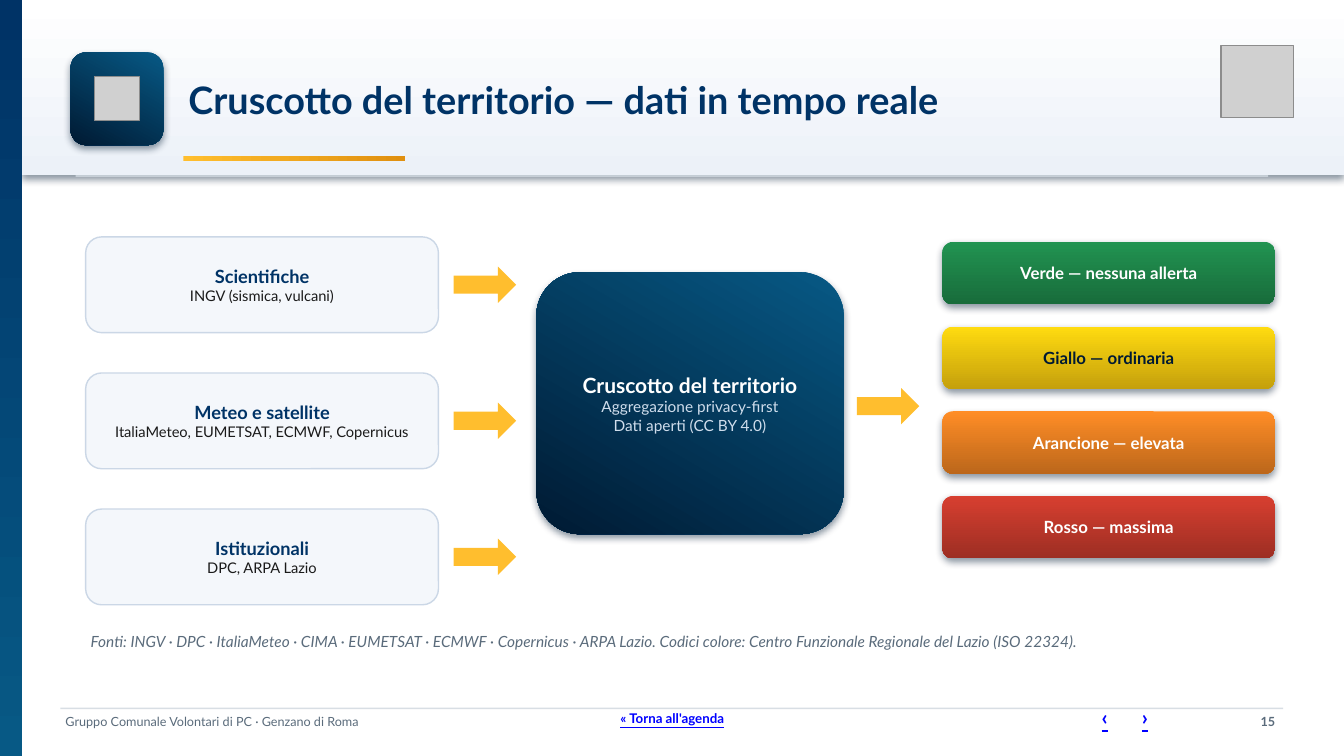
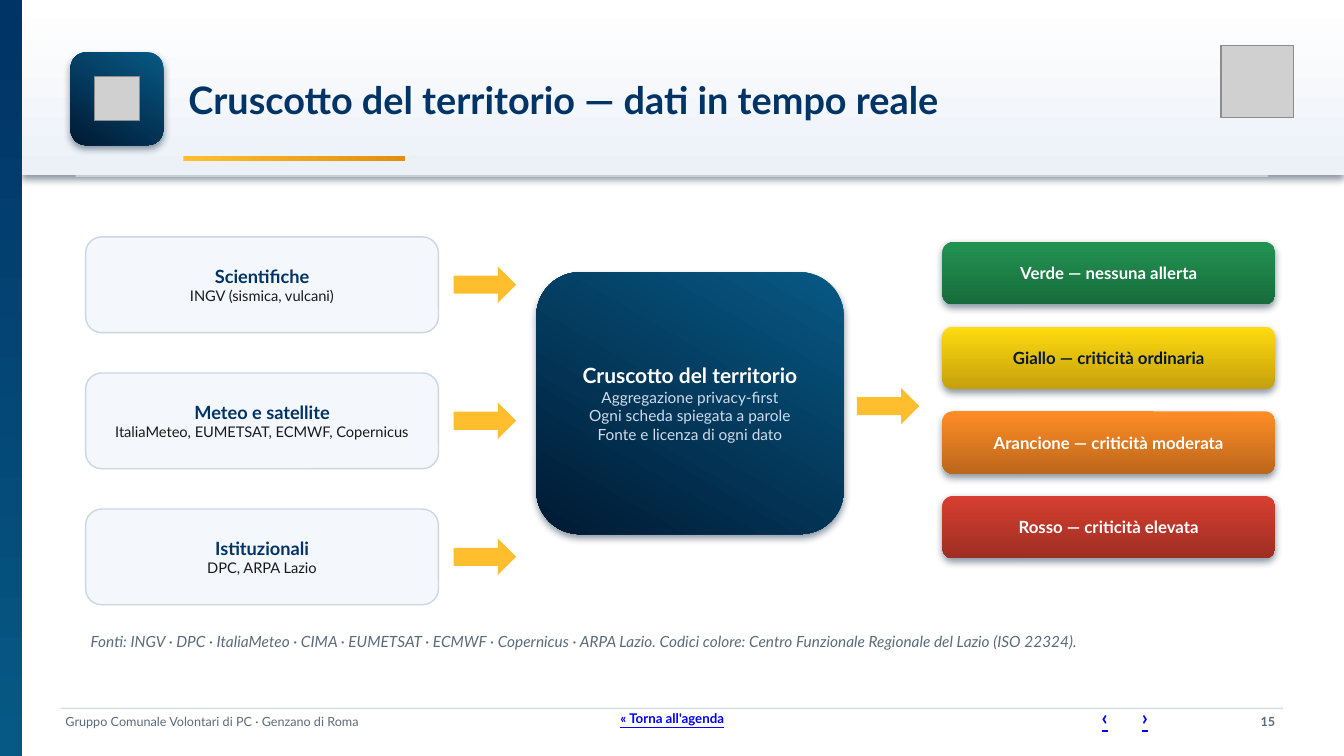
Before and after one commit to SviluppoItaliaDigitale/sito-pc-genzano, a slide deck: slide 15 of static/manuali/presentazione-struttura-sito.pptx. Drawn at 1344x756 pixels with LibreOffice and Linux fonts; fonts in the diff are those of the drawing; grey boxes stand for pictures. Boxes give left, top, right and bottom in pixels: in the first picture for what was removed or moved away, otherwise in the second. Text is boxed around its words. In the diff, an @@ line names an element or a change of style, - is before the commit and + after.

Commit message:
Presentazione del sito: spiegazioni a parole del cruscotto e codici colore dei bollettini
- Slide del cruscotto: ogni scheda spiegata a parole, fonte e licenza
  di ogni dato (il radar ItaliaMeteo è CC BY-SA, non una sola licenza).
- Codici colore con le etichette di data/codici_colore.yaml: criticità
  ordinaria, moderata ed elevata, come nei bollettini.
- Deck rigenerato (PPTX e PDF).

```diff
--- a/static/manuali/presentazione-struttura-sito.pptx
+++ b/static/manuali/presentazione-struttura-sito.pptx
@@ text in rounded rectangle at (x1=1013, y1=351, x2=1204, y2=364): text changed @@
-Giallo — ordinaria
+Giallo — criticità ordinaria
@@ text in rounded rectangle at (x1=589, y1=409, x2=790, y2=443): text changed @@
-Dati aperti (CC BY 4.0)
+Ogni scheda spiegata a parole
+Fonte e licenza di ogni dato
@@ text in rounded rectangle at (x1=994, y1=436, x2=1223, y2=449): text changed @@
-Arancione — elevata
+Arancione — criticità moderata
@@ text in rounded rectangle at (x1=1019, y1=520, x2=1199, y2=533): text changed @@
-Rosso — massima
+Rosso — criticità elevata
```
Also in this commit, not shown: 1 other slide changed, 2 other files.
